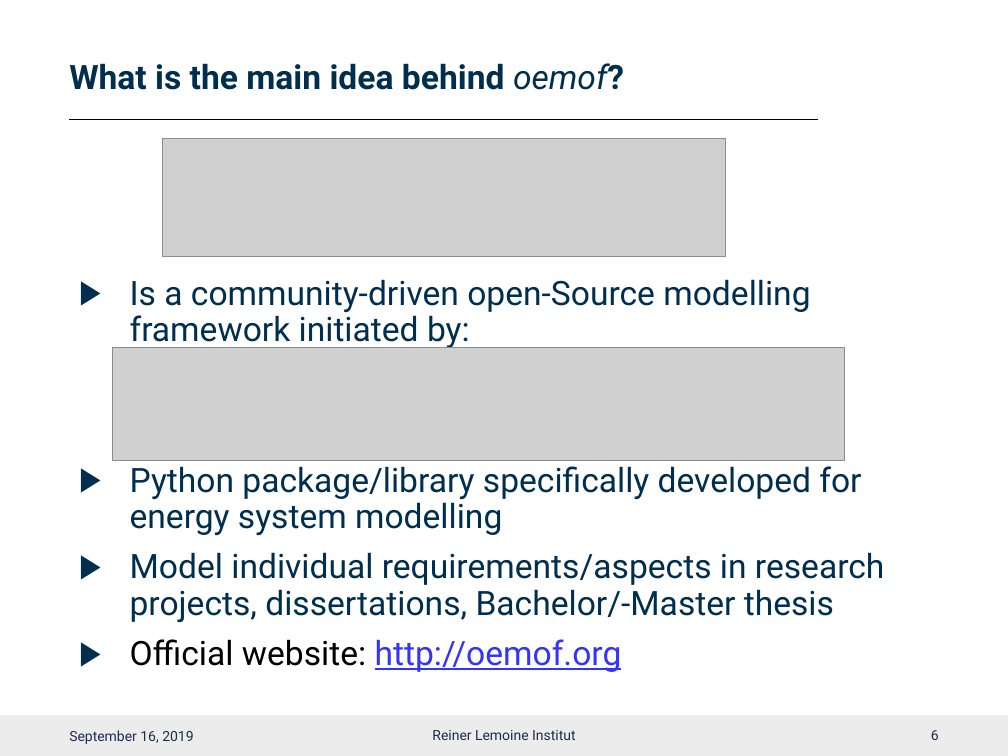
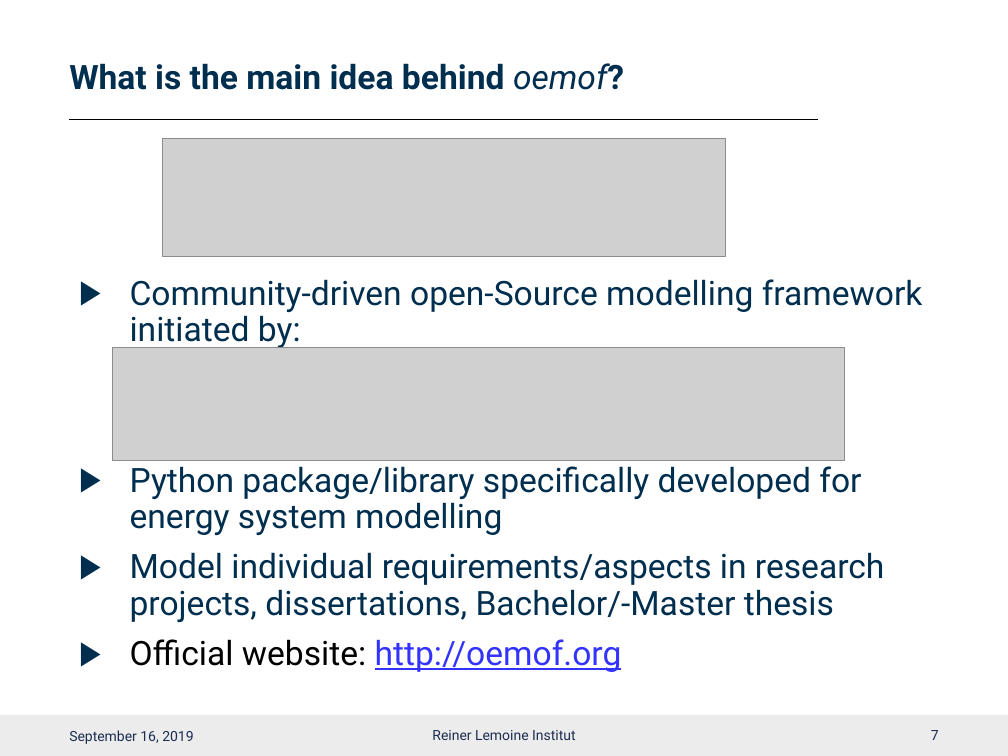
Before and after one commit to smartie2076/oemof_workshop, a slide deck: slide 8 of Oemof_Workshop_03_Basics.pptx (slide 7 before the commit). Drawn at 1008x756 pixels with LibreOffice and Linux fonts; fonts in the diff are those of the drawing; grey boxes stand for pictures; background and template pictures are left out. Boxes give left, top, right and bottom in pixels: in the first picture for what was removed or moved away, otherwise in the second. Text is boxed around its words. In the diff, an @@ line names an element or a change of style, - is before the commit and + after.

```diff
--- a/Oemof_Workshop_03_Basics.pptx
+++ b/Oemof_Workshop_03_Basics.pptx
@@ text at box(130, 279, 923, 349): text changed @@
-▶ Is a community-driven open-Source modelling framework initiated by:
+▶ Community-driven open-Source modelling framework initiated by:
@@ page number at box(931, 730, 939, 740): text changed @@
-6
+7
```
Also in this commit, not shown: 17 other slides changed, 1 slide added, 1 slide removed, 4 other files.
